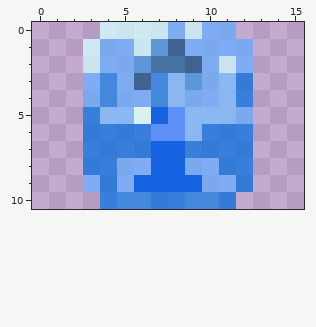
Pixel-art sprite, stored at data/external/gfx/mask/freezer.png. The first picture shows the starting point.
The file is 16x11 pixels. Colours within 5 levels of each other are drawn and written as one.
New version:
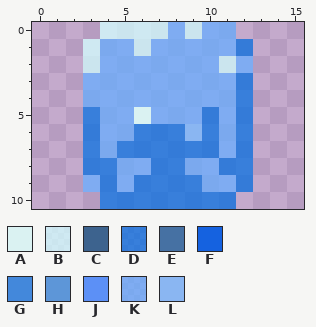
Palette (. is transparent): A #daf2f2  B #d3ffffbc  C #3d638e  D #066fe0bc  E #4671a3  F #1562e0  G #4388db  H #5d96d8  J #5c90f6  K #66adffbc  L #8ab6f2
What changed:
Changed rows in their new state; - is an unchanged pixel.
first column x 4:
 1 ---KK---D
 2 --KKKK---
 3 K-KKKK-K-
 4 K--KK--K-
 5 KK-KKKDKD
 6 KK-DD--K-
 7 K--DD--K-
 8 ---DD----
 9 --DDDD---
10 -DD--DD--
